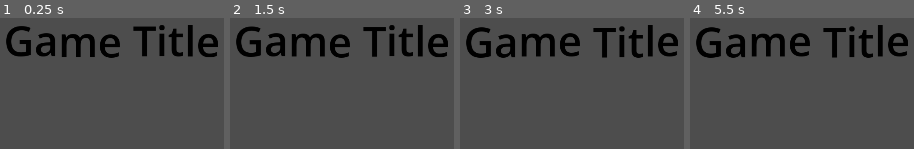
Above: before the commit, frames 1-4 (left to right).
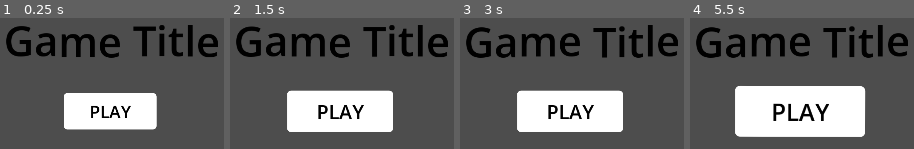
Above: after the commit, the same moments.

Repository: JoeyPL5/trigamedev-monthly-5
Game: Godot game, scene res://Scenes/MainMenuUI.tscn
The game is run twice, just before and just after one commit, with the same random seed, the same clock (stepped at 60 frames per second) and the same inputs. This scene is started directly instead of the project's main scene.
Inputs (mouse positions are in pixels of both pictures, inside the frame that each line leads up to):
- Up to frame 1 (0.25 s): no input
- Up to frame 2 (1.5 s): move the mouse to (342, 40) at 0.52 s; click (342, 40) at 0.67 s; move the mouse to (outside the picture) at 1.27 s; click (outside the picture) at 1.42 s
- Up to frame 3 (3 s): move the mouse to (outside the picture) at 2.02 s; click (outside the picture) at 2.17 s; move the mouse to (outside the picture) at 2.77 s; click (outside the picture) at 2.92 s
- Up to frame 4 (5.5 s): move the mouse to (outside the picture) at 3.52 s; click (outside the picture) at 3.67 s; move the mouse to (outside the picture) at 4.27 s; click (outside the picture) at 4.42 s; move the mouse to (840, 88) at 5.02 s; click (840, 88) at 5.17 s

The runs differ from the first frame. In frame 1, 12% of the frame differs, in the area x 28-71%, y 57-86%; in frame 2, 15%; in frame 3, 15%; in frame 4, 22%, in the area x 20-79%, y 51-91%.

Commit message:
basic main menu

Diff:
--- a/TriGameDevMontlyGameJam5/destruction-jam-game/Scenes/BasicRichTextLabel.tscn
+++ b/TriGameDevMontlyGameJam5/destruction-jam-game/Scenes/Components/BasicRichTextLabel.tscn
@@ -5,6 +5,7 @@
 [node name="BasicRichTextLabel" type="RichTextLabel" unique_id=433740338]
 offset_right = 40.0
 offset_bottom = 40.0
+mouse_filter = 2
 theme_override_colors/default_color = Color(1, 1, 1, 1)
 theme_override_colors/font_shadow_color = Color(0, 0, 0, 0)
 theme_override_constants/shadow_offset_y = 3
--- /dev/null
+++ b/TriGameDevMontlyGameJam5/destruction-jam-game/Scenes/Components/ClickablePanel.tscn
@@ -0,0 +1,31 @@
+[gd_scene format=3 uid="uid://con825r52wfx"]
+
+[ext_resource type="Script" uid="uid://d2adm68s7b0r5" path="res://Scripts/clickable_panel.gd" id="1_3j1m3"]
+[ext_resource type="PackedScene" uid="uid://b1qw7ppow4vcc" path="res://Scenes/Components/ParentMouseAreaRect.tscn" id="1_5wph8"]
+
+[sub_resource type="StyleBoxFlat" id="StyleBoxFlat_afm01"]
+bg_color = Color(1, 1, 1, 1)
+corner_radius_top_left = 10
+corner_radius_top_right = 10
+corner_radius_bottom_right = 10
+corner_radius_bottom_left = 10
+
+[node name="ClickablePanel" type="Panel" unique_id=704120168 node_paths=PackedStringArray("mouse_area")]
+anchors_preset = 15
+anchor_right = 1.0
+anchor_bottom = 1.0
+offset_left = 411.0
+offset_top = 179.0
+offset_right = -848.0
+offset_bottom = -502.0
+grow_horizontal = 2
+grow_vertical = 2
+pivot_offset_ratio = Vector2(0.5, 0.5)
+mouse_filter = 2
+theme_override_styles/panel = SubResource("StyleBoxFlat_afm01")
+script = ExtResource("1_3j1m3")
+mouse_area = NodePath("ParentMouseAreaRect")
+
+[node name="ParentMouseAreaRect" parent="." unique_id=1838823498 instance=ExtResource("1_5wph8")]
+
+[connection signal="on_click" from="ParentMouseAreaRect" to="." method="_on_mouse_area_click"]
--- /dev/null
+++ b/TriGameDevMontlyGameJam5/destruction-jam-game/Scenes/Components/ParentMouseAreaRect.tscn
@@ -0,0 +1,15 @@
+[gd_scene format=3 uid="uid://b1qw7ppow4vcc"]
+
+[ext_resource type="Script" uid="uid://xgiv5smyw5e1" path="res://Scripts/ParentMouseArea.gd" id="1_4acod"]
+
+[sub_resource type="RectangleShape2D" id="RectangleShape2D_4acod"]
+
+[node name="ParentMouseAreaRect" type="Area2D" unique_id=1838823498]
+script = ExtResource("1_4acod")
+
+[node name="MouseCollisionShape" type="CollisionShape2D" parent="." unique_id=1506809836]
+shape = SubResource("RectangleShape2D_4acod")
+
+[connection signal="input_event" from="." to="." method="_on_input_event"]
+[connection signal="mouse_entered" from="." to="." method="_on_mouse_entered"]
+[connection signal="mouse_exited" from="." to="." method="_on_mouse_exited"]
--- a/TriGameDevMontlyGameJam5/destruction-jam-game/Scenes/MainMenuUI.tscn
+++ b/TriGameDevMontlyGameJam5/destruction-jam-game/Scenes/MainMenuUI.tscn
@@ -1,6 +1,7 @@
 [gd_scene format=3 uid="uid://dpbc62hndmha3"]
 
-[ext_resource type="PackedScene" uid="uid://b6xw1m4ny3pbh" path="res://Scenes/BasicRichTextLabel.tscn" id="1_wqxs1"]
+[ext_resource type="PackedScene" uid="uid://b6xw1m4ny3pbh" path="res://Scenes/Components/BasicRichTextLabel.tscn" id="1_wqxs1"]
+[ext_resource type="PackedScene" uid="uid://con825r52wfx" path="res://Scenes/Components/ClickablePanel.tscn" id="2_r3ws6"]
 
 [node name="MainMenuUI" type="Control" unique_id=450714130]
 layout_mode = 3
@@ -11,6 +12,7 @@
 anchor_bottom = 0.5
 grow_horizontal = 2
 grow_vertical = 2
+mouse_filter = 2
 
 [node name="TitleLabel" parent="." unique_id=433740338 instance=ExtResource("1_wqxs1")]
 layout_mode = 0
@@ -21,3 +23,26 @@
 theme_override_font_sizes/normal_font_size = 100
 text = "Game Title"
 wave_type = 3
+
+[node name="ClickablePanel" parent="." unique_id=704120168 instance=ExtResource("2_r3ws6")]
+layout_mode = 1
+offset_left = -126.0
+offset_top = 5.0
+offset_right = 129.0
+offset_bottom = 105.0
+
+[node name="BasicRichTextLabel" parent="ClickablePanel" unique_id=87906951 instance=ExtResource("1_wqxs1")]
+layout_mode = 1
+anchors_preset = 8
+anchor_left = 0.5
+anchor_top = 0.5
+anchor_right = 0.5
+anchor_bottom = 0.5
+offset_left = -56.5
+offset_top = -32.5
+offset_right = 56.5
+offset_bottom = 32.5
+grow_horizontal = 2
+grow_vertical = 2
+theme_override_font_sizes/normal_font_size = 47
+text = "PLAY"
--- /dev/null
+++ b/TriGameDevMontlyGameJam5/destruction-jam-game/Scripts/ParentMouseArea.gd
@@ -0,0 +1,139 @@
+extends Area2D
+class_name ParentMouseAreaRect
+
+# -- HOW TO USE --
+# call update_shape to update area
+# Parent must have size, scale, position (Control)
+# Parent must have mouse_entered and mouse_exited
+
+signal update_shape
+signal entrance_complete
+signal on_click
+
+enum MOUSE_HOVER_ANIMATIONS { BOUNCE, CUBIC }
+enum ENTRANCE_ANIMATIONS { CUBIC_GROW, BOUNCE_GROW, FLIPS, FULL_SCREEN_H_SQUEEZE, BOUNCE, FADE, H_GROW }
+enum EXIT_ANIMATIONS { CUBIC_SHRINK }
+enum ON_CLICK_ANIMATIONS { SHRINK }
+
+@export var mouse_hover_animation_type : MOUSE_HOVER_ANIMATIONS
+@export var entrance_animation_type : ENTRANCE_ANIMATIONS
+@export var exit_animation_type : EXIT_ANIMATIONS
+@export var on_click_animation_type : ON_CLICK_ANIMATIONS
+@export var animation_slowdown_factor : float = 1.0
+@export var disable_parent_animations : bool = false
+@export var hover_grow : Vector2 = Vector2(0.2, 0.2)
+@export var COLLISION_FORGIVENESS_FACTOR := Vector2(1.1, 1.1)
+
+@onready var collision : CollisionShape2D = get_node("MouseCollisionShape")
+
+
+const FLIP_STARTING_SCALE := Vector2(1.0, 0)
+
+var animation_dur : float:
+	get: return Constants.SNAPPINESS * 0.5 * animation_slowdown_factor
+var exit_animation_dur : float:
+	get: return animation_dur * 0.5
+var current_base_scale : Vector2
+var is_mouse_hovered : bool = false
+
+func _ready() -> void:
+	update_shape.connect(_on_update_shape)
+	_on_update_shape()
+	if !self.get_parent().is_node_ready():
+		await self.get_parent().ready
+	if !disable_parent_animations:
+		await entrance_animation()
+
+
+func entrance_animation() -> void:
+	if disable_parent_animations:
+		return
+	match self.entrance_animation_type:
+		ENTRANCE_ANIMATIONS.FLIPS:
+			var starting_scale : Vector2 = FLIP_STARTING_SCALE * current_base_scale
+			await Animations.tween_scale(self.get_parent(), starting_scale, current_base_scale - starting_scale, animation_dur)
+		ENTRANCE_ANIMATIONS.FULL_SCREEN_H_SQUEEZE:
+			var starting_scale : Vector2 = Vector2(get_viewport_rect().size.x / self.get_parent().size.x, 0)
+			var partial_dur : float = animation_dur
+			var ease_dur_ratio : float = 0.3
+			var ease_scale_ratio : float = 0.8
+			await Animations.tween_scale_ease_in(self.get_parent(), starting_scale, Vector2(get_viewport_rect().size.x / self.get_parent().size.x / -1.0, current_base_scale.y), partial_dur)
+			await Animations.tween_scale_ease_into_bounce(self.get_parent(), ease_dur_ratio, ease_scale_ratio, self.get_parent().scale, current_base_scale - self.get_parent().scale, partial_dur)
+		ENTRANCE_ANIMATIONS.CUBIC_GROW:
+			await Animations.tween_scale(self.get_parent(), Vector2.ZERO, current_base_scale, animation_dur)
+		ENTRANCE_ANIMATIONS.BOUNCE_GROW:
+			const BOUNCE_DUR_FACTOR : float = 2.0
+			await Animations.tween_scale_bounce(self.get_parent(), Vector2.ZERO, current_base_scale, animation_dur * BOUNCE_DUR_FACTOR)
+		ENTRANCE_ANIMATIONS.FADE:
+			await Animations.tween_a8(self.get_parent(), 0, Constants.MAX_A8, animation_dur)
+		ENTRANCE_ANIMATIONS.H_GROW:
+			await Animations.entrance_ease_into_scale_bounce(self.get_parent(), Animations.DEFAULT_LONG_ENTRANCE_ANIMATION_DUR, Animations.DEFAULT_EASE_DUR_RATIO, Animations.DEFAULT_PROGRESS_DUR_RATIO, Vector2.DOWN, Vector2.RIGHT)
+	self.emit_signal("entrance_complete")
+
+
+func exit_animation() -> void:
+	if disable_parent_animations:
+		return
+	match self.exit_animation_type:
+		EXIT_ANIMATIONS.CUBIC_SHRINK:
+			await Animations.tween_scale(self.get_parent(), self.get_parent().scale, Vector2.ZERO - self.get_parent().scale, exit_animation_dur)
+
+
+func on_click_animation() -> void:
+	if disable_parent_animations:
+		return
+	animate_click()
+
+
+func animate_click() -> void:
+	match self.on_click_animation_type:
+		ON_CLICK_ANIMATIONS.SHRINK:
+			var WIGGLE_RANGE := Vector2(0.1, 0.5)
+			Animations.tween_wiggle_range(self.get_parent(), WIGGLE_RANGE.x, WIGGLE_RANGE.y, animation_dur)
+			var partial_dur : float = animation_dur * 0.5
+			if (round(Time.get_ticks_msec()) % 2) == 0:
+				await Animations.h_wide_squeeze(self.get_parent(), self.get_parent().scale, Vector2.ZERO, partial_dur, randf_range(1.5, 3.0), randf_range(0.3, 0.5))
+			else:
+				await Animations.v_wide_squeeze(self.get_parent(), self.get_parent().scale, Vector2.ZERO, partial_dur, randf_range(1.5, 3.0), randf_range(0.3, 0.5))
+			await Animations.tween_scale(self.get_parent(), self.get_parent().scale, current_base_scale - self.get_parent().scale, partial_dur)
+
+
+func _on_update_shape() -> void:
+	self.position = self.get_parent().size / 2.0
+	collision.shape.size = self.get_parent().size * self.get_parent().scale * COLLISION_FORGIVENESS_FACTOR
+	current_base_scale = self.get_parent().scale
+
+
+func _on_mouse_entered() -> void:
+	self.get_parent().emit_signal("mouse_entered")
+	if disable_parent_animations:
+		return
+	var offset : Vector2 = (current_base_scale + hover_grow) - self.get_parent().scale
+	self.is_mouse_hovered = true
+	match self.mouse_hover_animation_type:
+		MOUSE_HOVER_ANIMATIONS.BOUNCE:
+			await Animations.tween_scale_bounce(self.get_parent(), self.get_parent().scale, offset, animation_dur)
+		MOUSE_HOVER_ANIMATIONS.CUBIC:
+			await Animations.tween_scale(self.get_parent(), self.get_parent().scale, offset, animation_dur)
+
+
+func _on_mouse_exited() -> void:
+	self.get_parent().emit_signal("mouse_exited")
+	if disable_parent_animations:
+		return
+	var offset : Vector2 = current_base_scale - self.get_parent().scale
+	self.is_mouse_hovered = false
+	match mouse_hover_animation_type:
+		MOUSE_HOVER_ANIMATIONS.BOUNCE:
+			await Animations.tween_scale_bounce(self.get_parent(), self.get_parent().scale, offset, animation_dur)
+		MOUSE_HOVER_ANIMATIONS.CUBIC:
+			await Animations.tween_scale(self.get_parent(), self.get_parent().scale, offset, animation_dur)
+
+
+func _on_input_event(_viewport: Node, event: InputEvent, _shape_idx: int) -> void:
+	if event is InputEventMouseButton and event.is_pressed() and event.button_index == MOUSE_BUTTON_LEFT:
+		if !self.is_mouse_hovered:
+			return
+		self.emit_signal("on_click")
+		on_click_animation()
+		get_tree().get_root().set_input_as_handled()
--- /dev/null
+++ b/TriGameDevMontlyGameJam5/destruction-jam-game/Scripts/clickable_panel.gd
@@ -0,0 +1,11 @@
+extends Panel
+
+
+@export var mouse_area : ParentMouseAreaRect
+
+func _ready() -> void:
+	mouse_area.update_shape.emit()
+
+
+func _on_mouse_area_click() -> void:
+	pass # TODO: Switch to game scene
--- a/TriGameDevMontlyGameJam5/destruction-jam-game/Scripts/constants.gd
+++ b/TriGameDevMontlyGameJam5/destruction-jam-game/Scripts/constants.gd
@@ -19,6 +19,15 @@
 const BLACK : Color = Color("#000000")
 const INVIS : Color = Color("#ffffff00")
 
+# -- COLOR PALETTES
+# - ICYWITCH
+const DARK_GREEN : Color = Color("#313638")
+const DARK_BLUE : Color = Color("#32535f")
+const BLUE : Color = Color("#0a777a")
+const GREEN : Color = Color("#4aa881")
+const LIGHT_BLUE : Color = Color("#73efe8")
+const YELLOW : Color = Color("#ecf3b0")
+
 # BBCODE
 const WAVE_TEMPLATE : String = "[wave amp=20 freq=5 connected=0]%s[/wave]"
 const WAVE2_TEMPLATE : String = "[wave amp=10 freq=5 connected=0]%s[/wave]"
Not shown, added: TriGameDevMontlyGameJam5/destruction-jam-game/Scripts/ParentMouseArea.gd.uid
Not shown, added: TriGameDevMontlyGameJam5/destruction-jam-game/Scripts/clickable_panel.gd.uid
